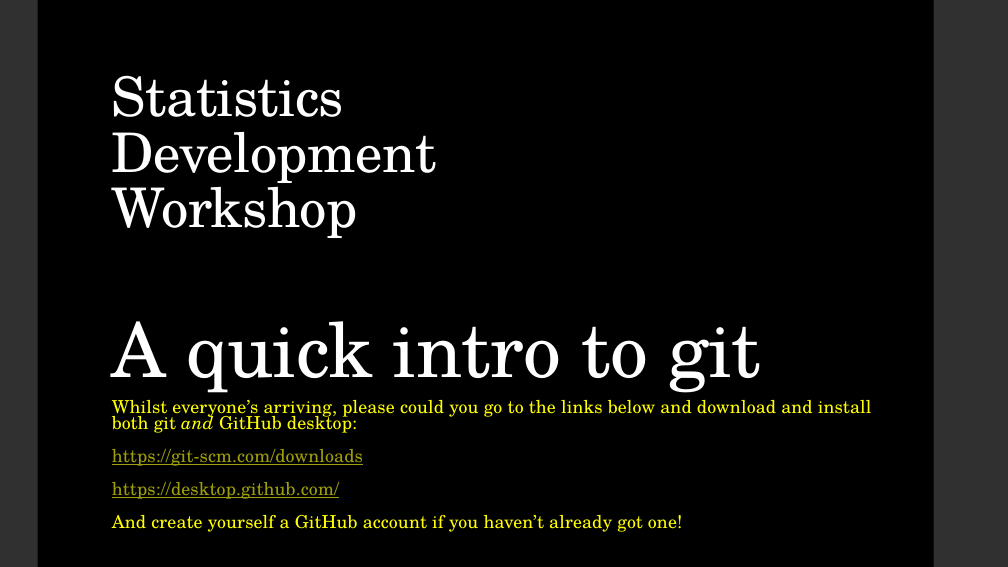
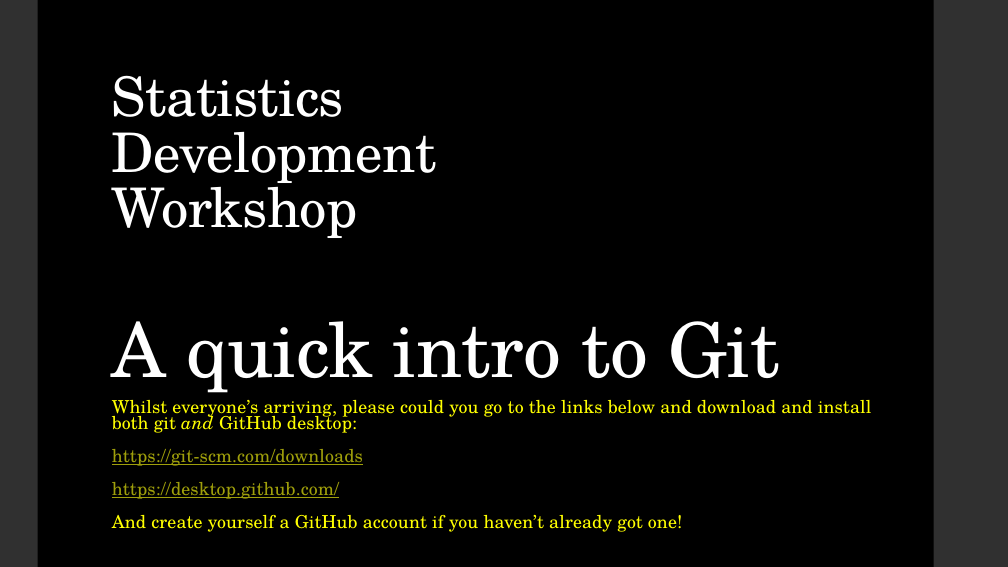
Before and after one commit to dfe-analytical-services/techskills_workshops, a slide deck: slide 1 of slides/workshopslides_quick-git.pptx. Drawn at 1008x567 pixels with LibreOffice and Linux fonts; fonts in the diff are those of the drawing. Boxes give left, top, right and bottom in pixels: in the first picture for what was removed or moved away, otherwise in the second. Text is boxed around its words. In the diff, an @@ line names an element or a change of style, - is before the commit and + after.

```diff
--- a/slides/workshopslides_quick-git.pptx
+++ b/slides/workshopslides_quick-git.pptx
@@ title at [112,75,779,393]: text changed @@
-Statistics
-Development
-Workshop
-A quick intro to git
+Statistics
+Development
+Workshop
+A quick intro to Git
```
Also in this commit, not shown: 10 other slides changed, 6 slides added.
